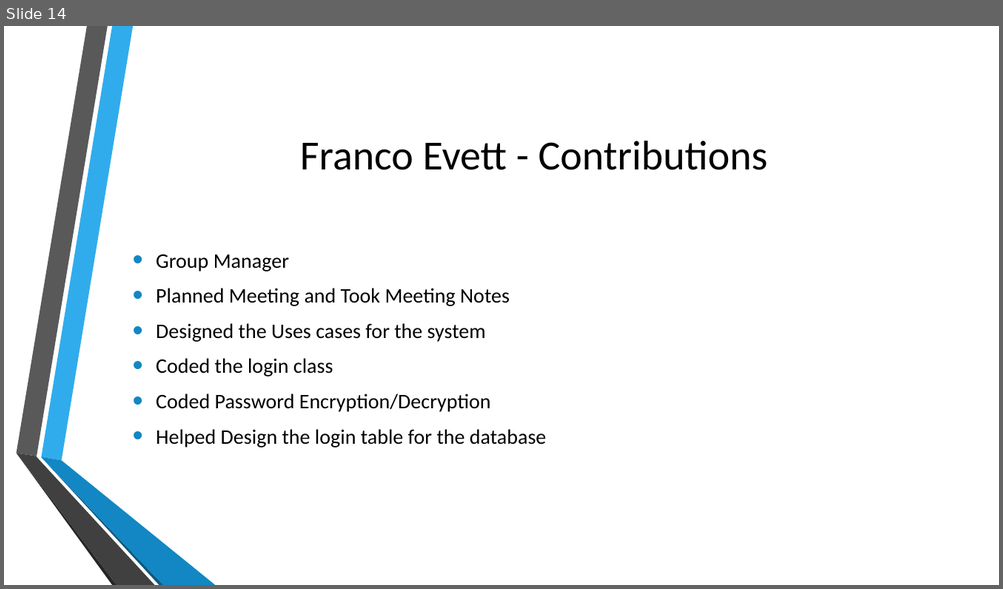
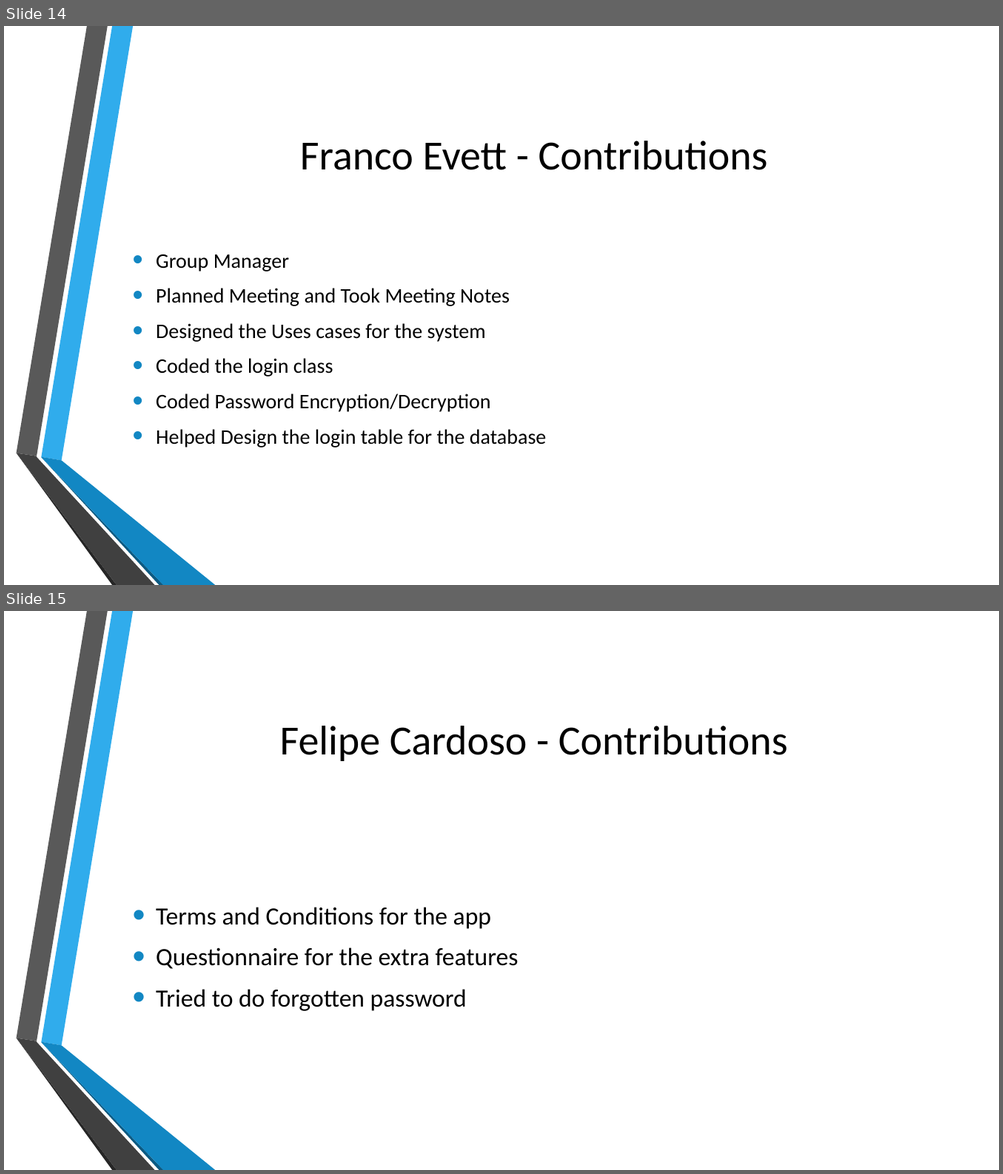
Before and after one commit to FrancoEvett/BETTer-App-Group27, a slide deck: Documentation/Group 27 BETTer Project.pptx. Shown one above the other, each under a label of ours: slide 14 before the commit, slides 14 and 15 after it. The pictures are 1003x589 and 1003x1174 pixels, drawn with LibreOffice and Linux fonts; fonts in the diff are those of the drawing; background and template pictures are left out. Boxes give left, top, right and bottom in pixels: in the first picture for what was removed or moved away, otherwise in the second. Text is boxed around its words. In the diff, an @@ line names an element or a change of style, - is before the commit and + after.

Commit message:
Added my contribution slide

```diff
--- a/Documentation/Group 27 BETTer Project.pptx
+++ b/Documentation/Group 27 BETTer Project.pptx
@@ slide 15 added at (4, 611, 999, 1170), background picture (left out); not listed: 6 template elements that a slide beside it also shows @@
@@ title added at (280, 726, 788, 761), 40 pt, text #000000 @@
+Felipe Cardoso - Contributions
@@ text added at (156, 907, 518, 1011), 24 pt, text #000000 @@
+• Terms and Conditions for the app
+• Questionnaire for the extra features
+• Tried to do forgotten password
```
Also in this commit, not shown: 1 slide changed.
